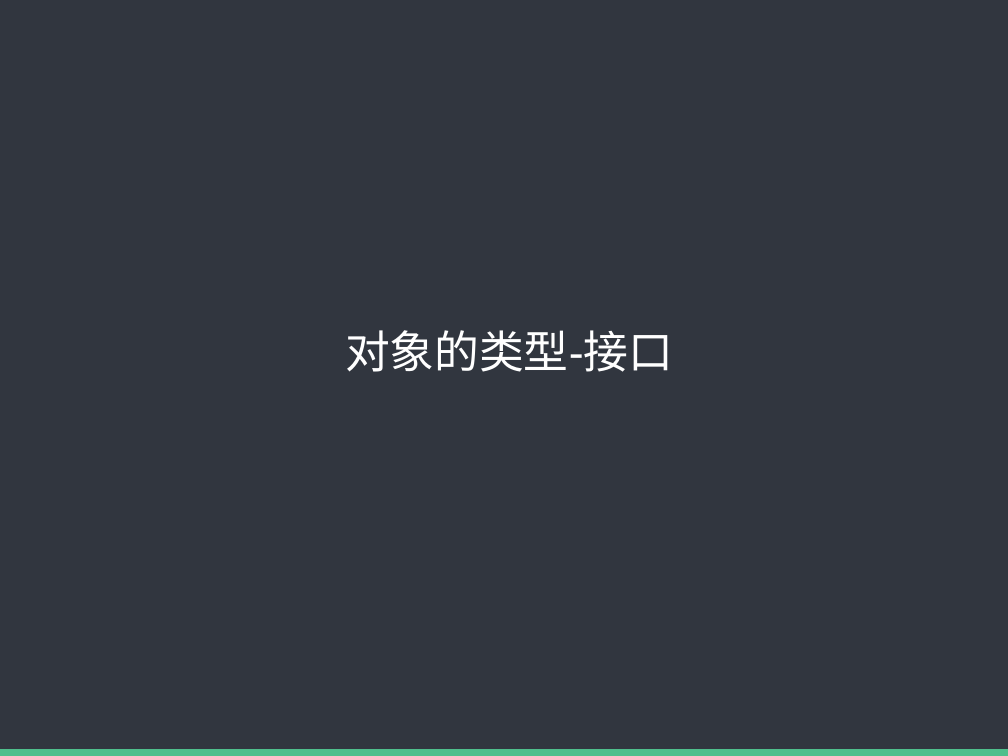
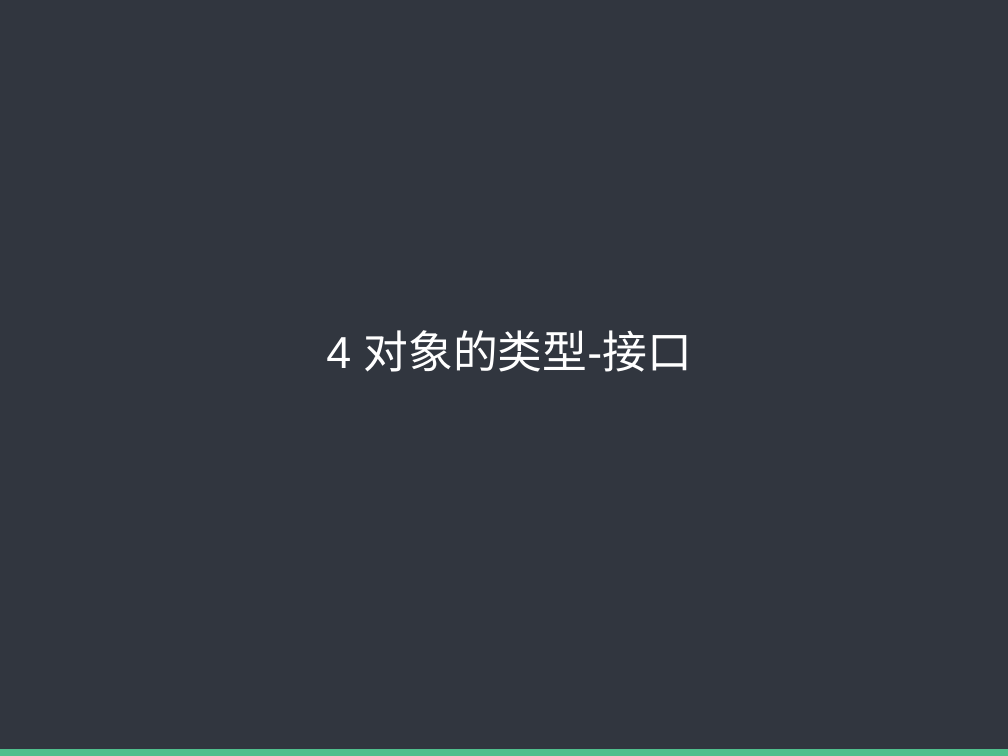
Before and after one commit to baixiaoyu2997/typescript-share, a slide deck: slide 13 of TS内部分享.pptx. Drawn at 1008x756 pixels with LibreOffice and Linux fonts; fonts in the diff are those of the drawing. Boxes give left, top, right and bottom in pixels: in the first picture for what was removed or moved away, otherwise in the second. Text is boxed around its words. In the diff, an @@ line names an element or a change of style, - is before the commit and + after.

```diff
--- a/TS内部分享.pptx
+++ b/TS内部分享.pptx
@@ text at (326, 330, 692, 372): text changed @@
-对象的类型-接口
+4 对象的类型-接口
```
Also in this commit, not shown: 2 other slides changed, 1 slide added, 3 other files.
